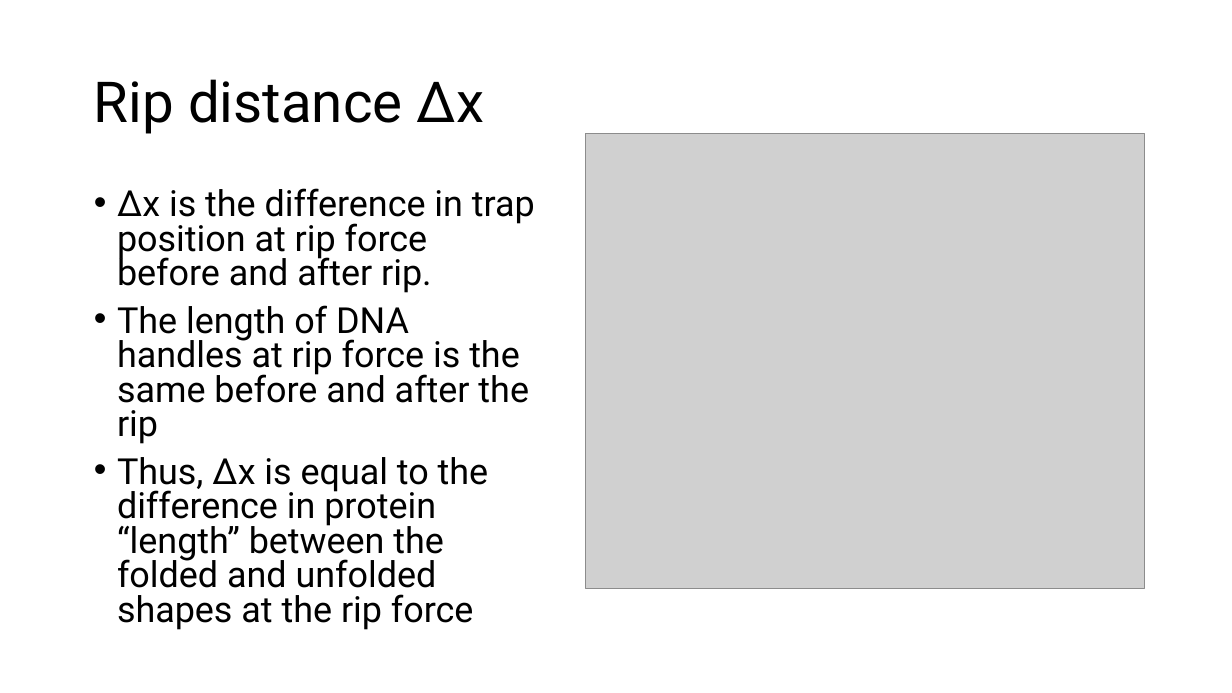
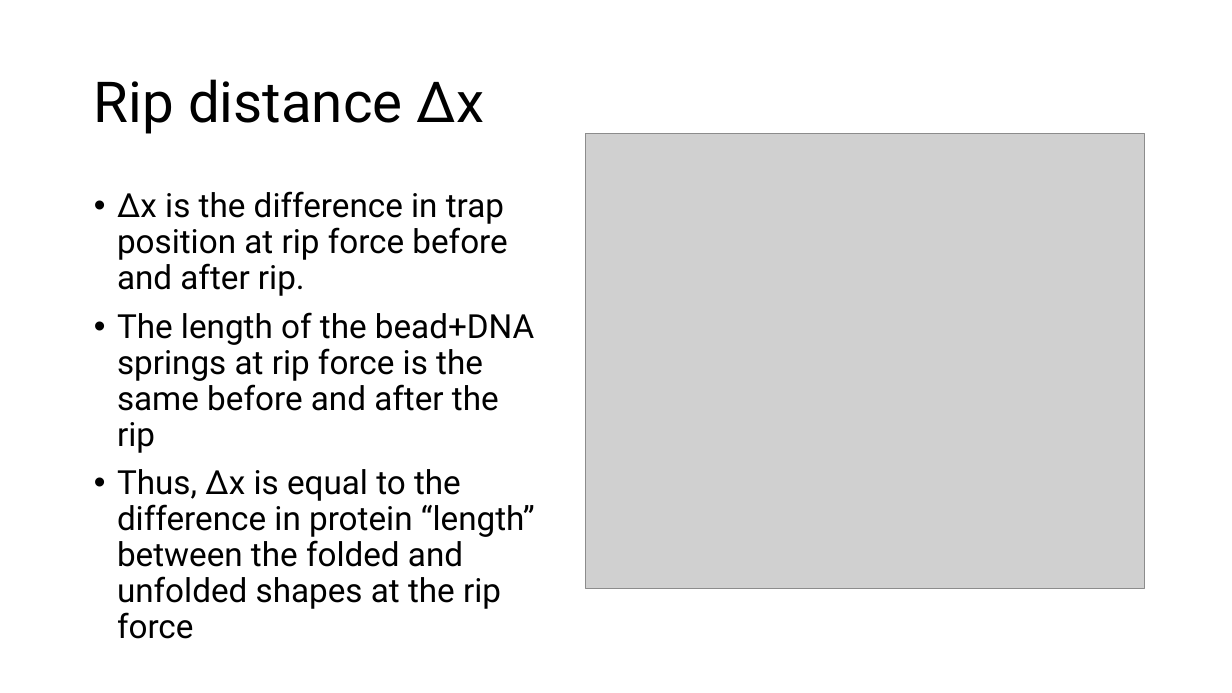
Before and after one commit to are-mj/OpticalTweezers, a slide deck: slide 15 of Summer school 2024/Analysis of protein stretching experiments.pptx (slide 14 before the commit). Drawn at 1232x693 pixels with LibreOffice and Linux fonts; fonts in the diff are those of the drawing; grey boxes stand for pictures. Boxes give left, top, right and bottom in pixels: in the first picture for what was removed or moved away, otherwise in the second. Text is boxed around its words. In the diff, an @@ line names an element or a change of style, - is before the commit and + after.

```diff
--- a/Summer school 2024/Analysis of protein stretching experiments.pptx
+++ b/Summer school 2024/Analysis of protein stretching experiments.pptx
@@ text at box(117, 191, 535, 639): size 28 to 25.9 pt in "Δx is the difference in trap position ...", "Thus, Δx is equal to the difference ..."; line spacing 0.8 to 0.9 @@
@@ text at box(117, 312, 534, 453): text changed; size 28 to 25.9 pt @@
-• The length of DNA handles at rip force is the same before and after the rip
+• The length of the bead+DNA springs at rip force is the same before and after the rip
```
Also in this commit, not shown: 1 other slide changed, 1 slide added, 2 other files.
